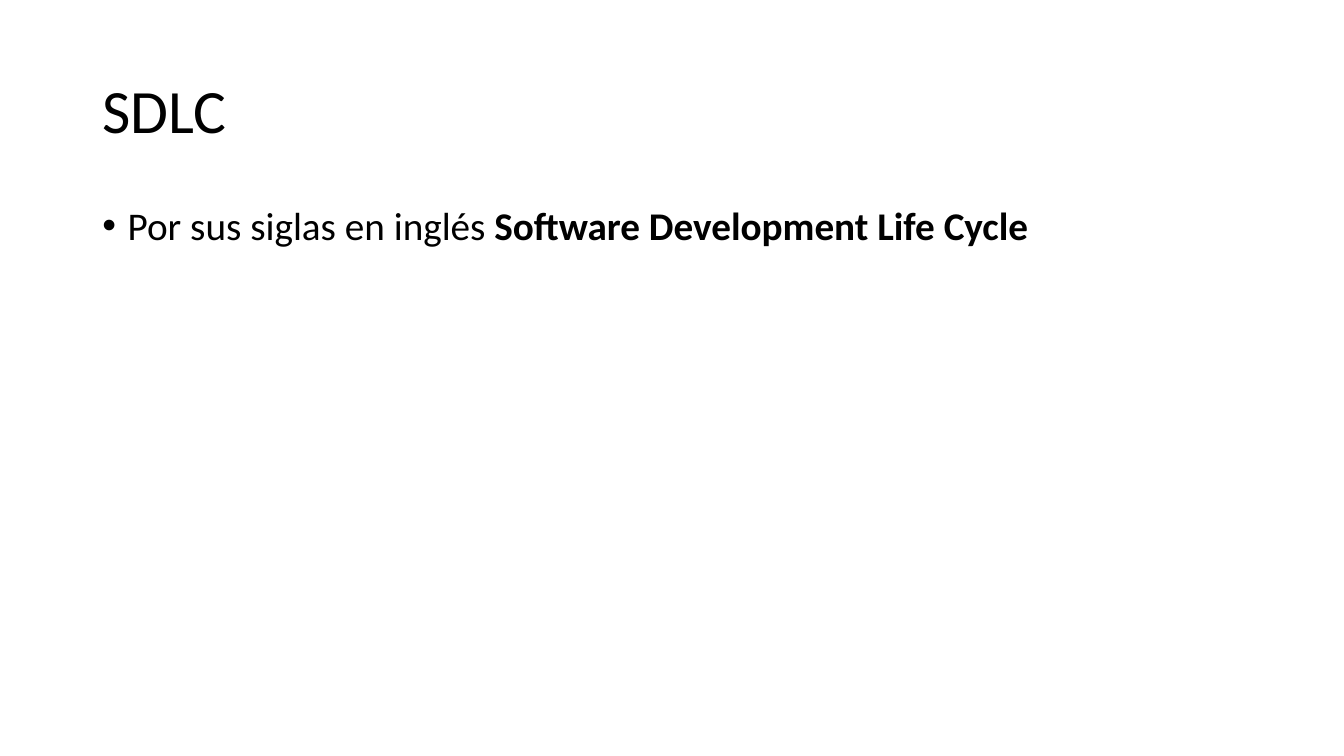
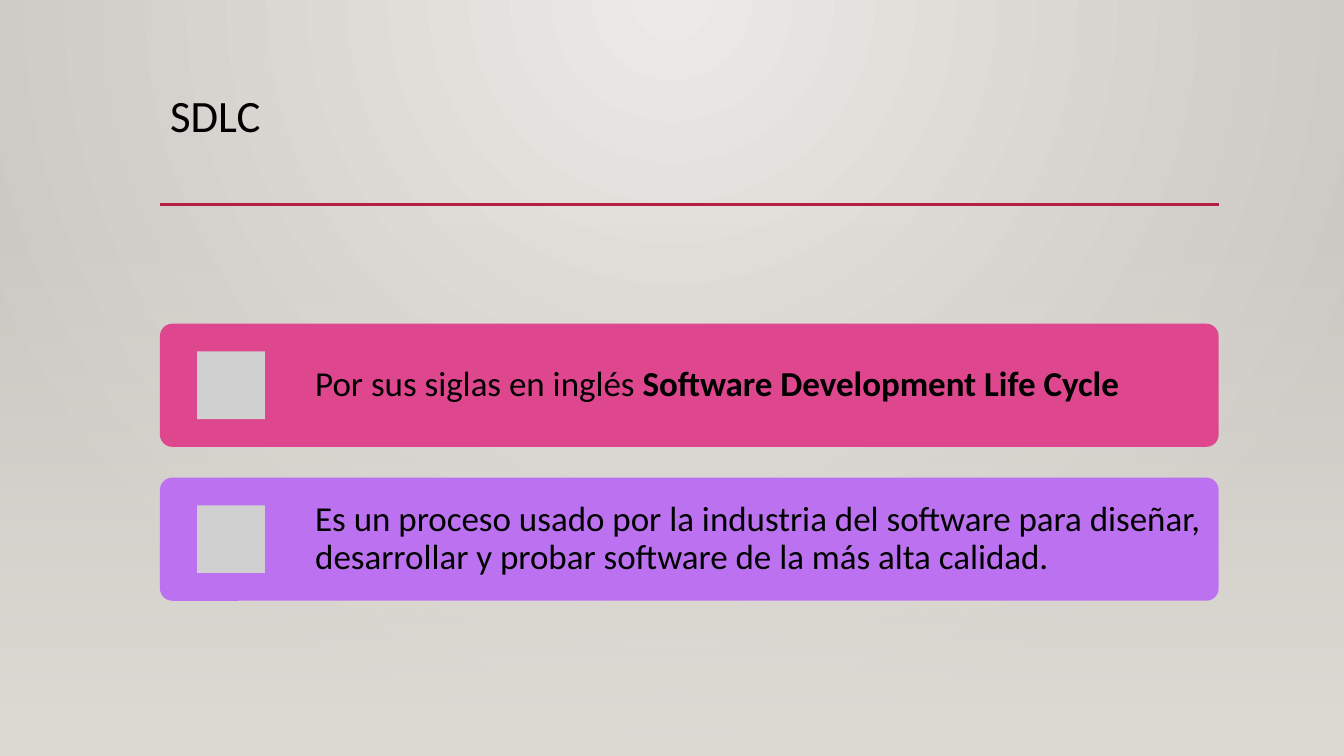
Before and after one commit to hdelreal/CypressTutorial, a slide deck: slide 8 of QA Automation.pptx (slide 7 before the commit). Drawn at 1344x756 pixels with LibreOffice and Linux fonts; fonts in the diff are those of the drawing; grey boxes stand for pictures; background and template pictures are left out. Boxes give left, top, right and bottom in pixels: in the first picture for what was removed or moved away, otherwise in the second. Text is boxed around its words. In the diff, an @@ line names an element or a change of style, - is before the commit and + after.

```diff
--- a/QA Automation.pptx
+++ b/QA Automation.pptx
@@ background #FFFFFF to gradient #ECEAE7 to #CAC7C1 @@
@@ rectangle added at box(0, 0, 1344, 756), fill gradient #ECEAE7 to #CAC7C1 @@
@@ title "SDLC": place and size @@
-title "SDLC" at box(102, 93, 226, 134)
+title "SDLC" at box(170, 103, 260, 133)
@@ title "SDLC" at box(170, 103, 260, 133): size 44 to 32 pt; vertical alignment middle to top @@
@@ line added from (160, 204) to (1220, 204), #B71E42 2.5 pt @@
@@ line added from (160, 205) to (1219, 205), #B71E42 2.5 pt @@
@@ rectangle added at box(0, 223, 1344, 676), fill gradient #DFDBD5 @@
@@ rectangle added at box(0, 223, 1344, 756), fill gradient #DFDBD5 @@
@@ text "Por sus siglas en inglés ...": place and size @@
-text "Por sus siglas en inglés ..." at box(128, 212, 1028, 247)
+text "Por sus siglas en inglés ..." at box(315, 371, 1119, 402)
@@ text "Por sus siglas en inglés ..." at box(315, 371, 1119, 402): size 28 to 25 pt; bullet • to none; less space between paragraphs; vertical alignment top to middle @@
@@ group added at box(160, 324, 1219, 601): 2 rounded rectangles, 2 pictures, 1 text @@
+Es un proceso usado por la industria del software para diseñar, desarrollar y probar software de la más alta calidad.
@@ line added from (0, 676) to (1344, 676), #000001 1 pt @@
```
Also in this commit, not shown: 9 other slides changed, 14 slides added, 9 slides removed.
